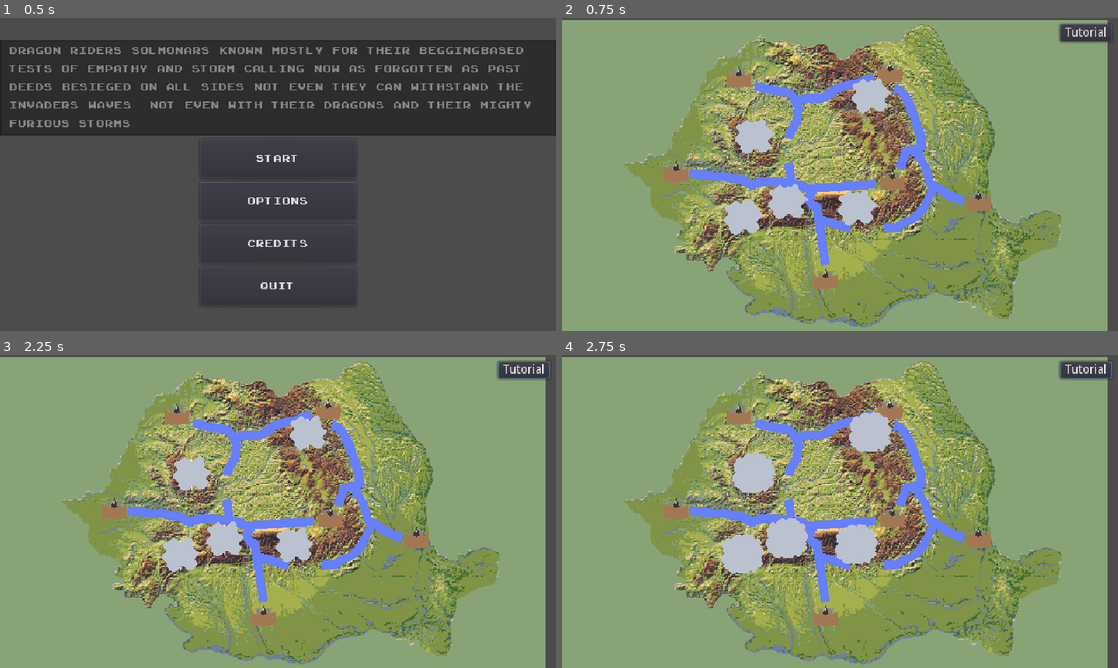
Above: before the commit, frames 1-4 (two rows, left to right).
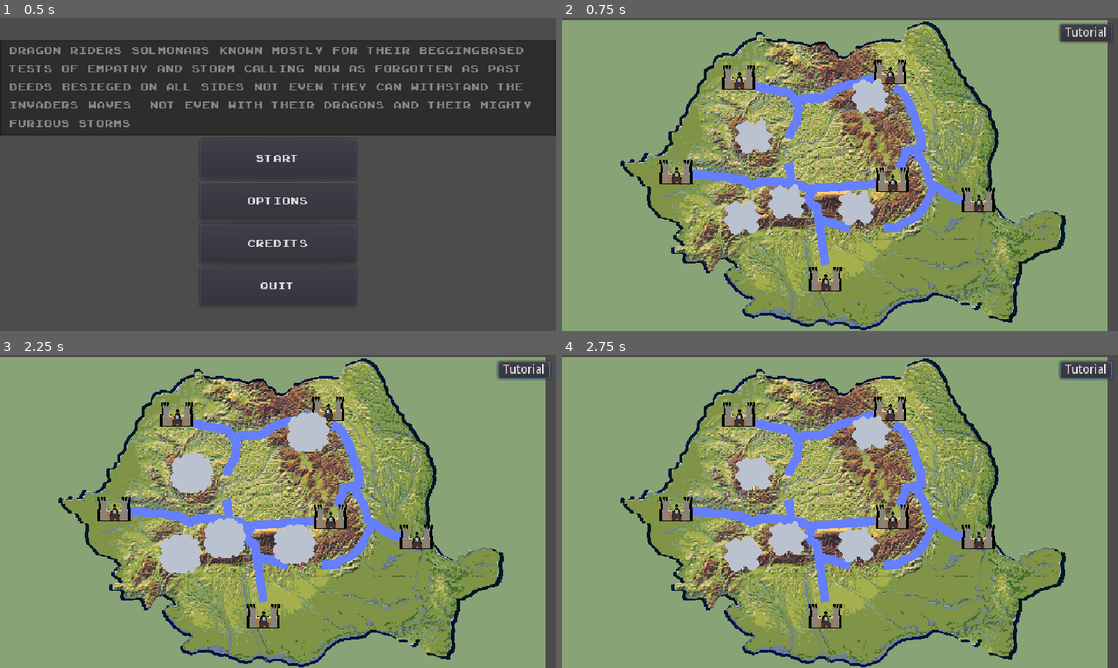
Above: after the commit, the same moments.

Repository: Bstylestuff/Solomonari
Game: Godot game, scene res://Screens/Menus/MainMenu/MainMenu.tscn
Same seed, same stepped clock (60 frames per second), same inputs: the game is played once before the commit and once after it. Sound files missing from this copy of the repository are replaced by a short silence.
Inputs (mouse positions are in pixels of both pictures, inside the frame that each line leads up to):
- Up to frame 1 (0.5 s): no input
- Up to frame 2 (0.75 s): click "Start" at 0.5 s
- Up to frame 3 (2.25 s): click "Tutorial" at 1.25 s; move the mouse to (189, 473) at 2.02 s; click (189, 473) at 2.17 s
- Up to frame 4 (2.75 s): no input

Frame 1 is identical in both runs. In frame 2, 4.3% of the frame differs, in the area x 10-91%, y 1-100%; in frame 3, 5.5%; in frame 4, 5.3%.

Commit message:
visible town

Diff:
--- a/Cloud/Cloud.tscn
+++ b/Cloud/Cloud.tscn
@@ -145,6 +145,7 @@
 [node name="AnimatedSprite" type="AnimatedSprite" parent="."]
 frames = SubResource( 11 )
 animation = "Idle"
+frame = 2
 playing = true
 
 [node name="AudioStreamPlayer2D" type="AudioStreamPlayer2D" parent="."]
--- a/Screens/MainGame/Map/Map.tscn
+++ b/Screens/MainGame/Map/Map.tscn
@@ -9,6 +9,11 @@
 [node name="Sprite2" type="Sprite" parent="."]
 texture = ExtResource( 2 )
 
+[node name="Sprite3" type="Sprite" parent="."]
+modulate = Color( 0, 0.160784, 0.47451, 1 )
+scale = Vector2( 1.02, 1.02 )
+texture = ExtResource( 1 )
+
 [node name="Sprite" type="Sprite" parent="."]
 texture = ExtResource( 1 )
 
--- a/Screens/MainGame/World.tscn
+++ b/Screens/MainGame/World.tscn
@@ -153,18 +153,23 @@
 [node name="Navmesh" type="Node" parent="."]
 
 [node name="NavigationPolygonInstance" type="NavigationPolygonInstance" parent="Navmesh"]
+visible = false
 navpoly = SubResource( 1 )
 
 [node name="NavigationPolygonInstance2" type="NavigationPolygonInstance" parent="Navmesh"]
+visible = false
 navpoly = SubResource( 2 )
 
 [node name="NavigationPolygonInstance3" type="NavigationPolygonInstance" parent="Navmesh"]
+visible = false
 navpoly = SubResource( 3 )
 
 [node name="NavigationPolygonInstance4" type="NavigationPolygonInstance" parent="Navmesh"]
+visible = false
 navpoly = SubResource( 4 )
 
 [node name="NavigationPolygonInstance5" type="NavigationPolygonInstance" parent="Navmesh"]
+visible = false
 navpoly = SubResource( 5 )
 
 [node name="Mountains" type="Node" parent="."]
--- a/Town/Town.tscn
+++ b/Town/Town.tscn
@@ -1,7 +1,7 @@
-[gd_scene load_steps=13 format=2]
+[gd_scene load_steps=15 format=2]
 
 [ext_resource path="res://Town/settlement_base.gd" type="Script" id=1]
-[ext_resource path="res://Town/Town1.png" type="Texture" id=2]
+[ext_resource path="res://Town/Town.png" type="Texture" id=2]
 [ext_resource path="res://Town/Money.png" type="Texture" id=3]
 [ext_resource path="res://Town/NeedBubble.png" type="Texture" id=4]
 [ext_resource path="res://Town/TownPayAnim.tres" type="Animation" id=5]
@@ -10,6 +10,7 @@
 [ext_resource path="res://Town/TownDissolve.tres" type="Animation" id=8]
 [ext_resource path="res://Town/FeelBubble.png" type="Texture" id=9]
 [ext_resource path="res://Town/TownAngry.tres" type="Animation" id=10]
+[ext_resource path="res://Town/TownBurning.png" type="Texture" id=11]
 
 [sub_resource type="CircleShape2D" id=1]
 radius = 25.0
@@ -26,7 +27,7 @@
 "times": PoolRealArray( 0 ),
 "transitions": PoolRealArray( 1 ),
 "update": 0,
-"values": [ true ]
+"values": [ false ]
 }
 tracks/1/type = "value"
 tracks/1/path = NodePath("NeedBubble:frame")
@@ -35,10 +36,10 @@
 tracks/1/imported = false
 tracks/1/enabled = true
 tracks/1/keys = {
-"times": PoolRealArray( 0 ),
-"transitions": PoolRealArray( 1 ),
-"update": 0,
-"values": [ 4 ]
+"times": PoolRealArray( 0, 0.001 ),
+"transitions": PoolRealArray( 1, 1 ),
+"update": 0,
+"values": [ 0, 0 ]
 }
 tracks/2/type = "value"
 tracks/2/path = NodePath("Pay:visible")
@@ -50,7 +51,7 @@
 "times": PoolRealArray( 0 ),
 "transitions": PoolRealArray( 1 ),
 "update": 0,
-"values": [ true ]
+"values": [ false ]
 }
 tracks/3/type = "value"
 tracks/3/path = NodePath("FeelBubble:visible")
@@ -62,7 +63,7 @@
 "times": PoolRealArray( 0 ),
 "transitions": PoolRealArray( 1 ),
 "update": 0,
-"values": [ true ]
+"values": [ false ]
 }
 tracks/4/type = "value"
 tracks/4/path = NodePath("FeelBubble:frame")
@@ -76,10 +77,150 @@
 "update": 0,
 "values": [ 0 ]
 }
+tracks/5/type = "value"
+tracks/5/path = NodePath("Sprite:frame")
+tracks/5/interp = 1
+tracks/5/loop_wrap = true
+tracks/5/imported = false
+tracks/5/enabled = true
+tracks/5/keys = {
+"times": PoolRealArray( -0.033669, 0.001 ),
+"transitions": PoolRealArray( 1, 1 ),
+"update": 0,
+"values": [ 0, 0 ]
+}
+tracks/6/type = "value"
+tracks/6/path = NodePath("Sprite:texture")
+tracks/6/interp = 1
+tracks/6/loop_wrap = true
+tracks/6/imported = false
+tracks/6/enabled = true
+tracks/6/keys = {
+"times": PoolRealArray( 0, 0.001 ),
+"transitions": PoolRealArray( 1, 1 ),
+"update": 0,
+"values": [ ExtResource( 11 ), ExtResource( 2 ) ]
+}
+tracks/7/type = "value"
+tracks/7/path = NodePath("Sprite2:visible")
+tracks/7/interp = 1
+tracks/7/loop_wrap = true
+tracks/7/imported = false
+tracks/7/enabled = true
+tracks/7/keys = {
+"times": PoolRealArray( 0, 0.001 ),
+"transitions": PoolRealArray( 1, 1 ),
+"update": 0,
+"values": [ false, true ]
+}
+tracks/8/type = "value"
+tracks/8/path = NodePath("Sprite2:modulate")
+tracks/8/interp = 1
+tracks/8/loop_wrap = true
+tracks/8/imported = false
+tracks/8/enabled = true
+tracks/8/keys = {
+"times": PoolRealArray( 0, 0.001 ),
+"transitions": PoolRealArray( 1, 1 ),
+"update": 0,
+"values": [ Color( 0, 0, 0, 1 ), Color( 0, 0, 0, 1 ) ]
+}
+tracks/9/type = "value"
+tracks/9/path = NodePath("Sprite:hframes")
+tracks/9/interp = 1
+tracks/9/loop_wrap = true
+tracks/9/imported = false
+tracks/9/enabled = true
+tracks/9/keys = {
+"times": PoolRealArray( 0, 0.001 ),
+"transitions": PoolRealArray( 1, 1 ),
+"update": 0,
+"values": [ 1, 1 ]
+}
+tracks/10/type = "value"
+tracks/10/path = NodePath("Pay:frame")
+tracks/10/interp = 1
+tracks/10/loop_wrap = true
+tracks/10/imported = false
+tracks/10/enabled = true
+tracks/10/keys = {
+"times": PoolRealArray( 0 ),
+"transitions": PoolRealArray( 1 ),
+"update": 1,
+"values": [ 0 ]
+}
+tracks/11/type = "value"
+tracks/11/path = NodePath("Sprite2:texture")
+tracks/11/interp = 1
+tracks/11/loop_wrap = true
+tracks/11/imported = false
+tracks/11/enabled = true
+tracks/11/keys = {
+"times": PoolRealArray( 0.001 ),
+"transitions": PoolRealArray( 1 ),
+"update": 1,
+"values": [ ExtResource( 2 ) ]
+}
+
+[sub_resource type="Animation" id=3]
+resource_name = "burning"
+tracks/0/type = "value"
+tracks/0/path = NodePath("Sprite:texture")
+tracks/0/interp = 1
+tracks/0/loop_wrap = true
+tracks/0/imported = false
+tracks/0/enabled = true
+tracks/0/keys = {
+"times": PoolRealArray( 0 ),
+"transitions": PoolRealArray( 1 ),
+"update": 1,
+"values": [ ExtResource( 11 ) ]
+}
+tracks/1/type = "value"
+tracks/1/path = NodePath("Sprite:frame")
+tracks/1/interp = 1
+tracks/1/loop_wrap = true
+tracks/1/imported = false
+tracks/1/enabled = true
+tracks/1/keys = {
+"times": PoolRealArray( 0, 0.1, 0.2, 0.35094, 0.5, 0.6, 0.7, 0.8, 0.9 ),
+"transitions": PoolRealArray( 1, 1, 1, 1, 1, 1, 1, 1, 1 ),
+"update": 1,
+"values": [ 1, 0, 1, 0, 1, 0, 1, 0, 1 ]
+}
+tracks/2/type = "value"
+tracks/2/path = NodePath("Sprite2:modulate")
+tracks/2/interp = 1
+tracks/2/loop_wrap = true
+tracks/2/imported = false
+tracks/2/enabled = true
+tracks/2/keys = {
+"times": PoolRealArray( 0, 0.101007, 0.201052, 0.300135, 0.415571, 0.494453, 0.618547, 0.706086, 0.831143, 0.904252 ),
+"transitions": PoolRealArray( 1, 1, 1, 1, 1, 1, 1, 1, 1, 1 ),
+"update": 0,
+"values": [ Color( 1, 0.603922, 0.137255, 1 ), Color( 1, 0.317647, 0.137255, 1 ), Color( 1, 0.603922, 0.137255, 1 ), Color( 1, 0.317647, 0.137255, 1 ), Color( 1, 0.603922, 0.137255, 1 ), Color( 1, 0.317647, 0.137255, 1 ), Color( 1, 0.603922, 0.137255, 1 ), Color( 1, 0.317647, 0.137255, 1 ), Color( 1, 0.603922, 0.137255, 1 ), Color( 1, 0.317647, 0.137255, 1 ) ]
+}
+tracks/3/type = "value"
+tracks/3/path = NodePath("Sprite:hframes")
+tracks/3/interp = 1
+tracks/3/loop_wrap = true
+tracks/3/imported = false
+tracks/3/enabled = true
+tracks/3/keys = {
+"times": PoolRealArray( 0 ),
+"transitions": PoolRealArray( 1 ),
+"update": 1,
+"values": [ 2 ]
+}
 
 [node name="Town" type="Node2D" groups=["towns"]]
-scale = Vector2( 0.7, 0.7 )
 script = ExtResource( 1 )
+
+[node name="Sprite2" type="Sprite" parent="."]
+modulate = Color( 0, 0, 0, 1 )
+position = Vector2( 0, -1.42857 )
+scale = Vector2( 1.16071, 1.16071 )
+texture = ExtResource( 2 )
 
 [node name="Sprite" type="Sprite" parent="."]
 texture = ExtResource( 2 )
@@ -92,22 +233,23 @@
 shape = SubResource( 1 )
 
 [node name="FeelBubble" type="Sprite" parent="."]
+visible = false
 position = Vector2( -28.5714, -20 )
 texture = ExtResource( 9 )
 hframes = 6
 
 [node name="NeedBubble" type="Sprite" parent="."]
+visible = false
 position = Vector2( 12.8571, -14.2857 )
 texture = ExtResource( 4 )
 hframes = 7
 vframes = 2
-frame = 4
 
 [node name="Pay" type="Sprite" parent="."]
+visible = false
 position = Vector2( 0, -27.1429 )
 texture = ExtResource( 3 )
 hframes = 9
-frame = 8
 
 [node name="AnimationPlayer2" type="AnimationPlayer" parent="."]
 anims/RAIN = ExtResource( 7 )
@@ -119,6 +261,7 @@
 anims/RESET = SubResource( 2 )
 anims/TownPay = ExtResource( 5 )
 anims/WantRain = ExtResource( 6 )
+anims/burning = SubResource( 3 )
 
 [node name="AudioStreamPlayer2D" type="AudioStreamPlayer2D" parent="."]
 bus = "SFX_town"
--- a/Town/settlement_base.gd
+++ b/Town/settlement_base.gd
@@ -120,6 +120,7 @@
 func _die():
 	get_parent().get_parent().emit_signal("death")
 	dead=true
+	$AnimationPlayer.play("burning")
 
 
 func rain(amount):
@@ -139,6 +140,7 @@
 func _abandon():
 	get_parent().get_parent().emit_signal("abandoned")
 	abandoned=true
+	$AnimationPlayer.play("burning")
 
 func _decrease_storage(amount):
 	stored_food-=amount
Binary file added: Town/Town.png
Not shown, added: Town/Town.png.import
Binary file added: Town/TownBurning.png
Not shown, added: Town/TownBurning.png.import
